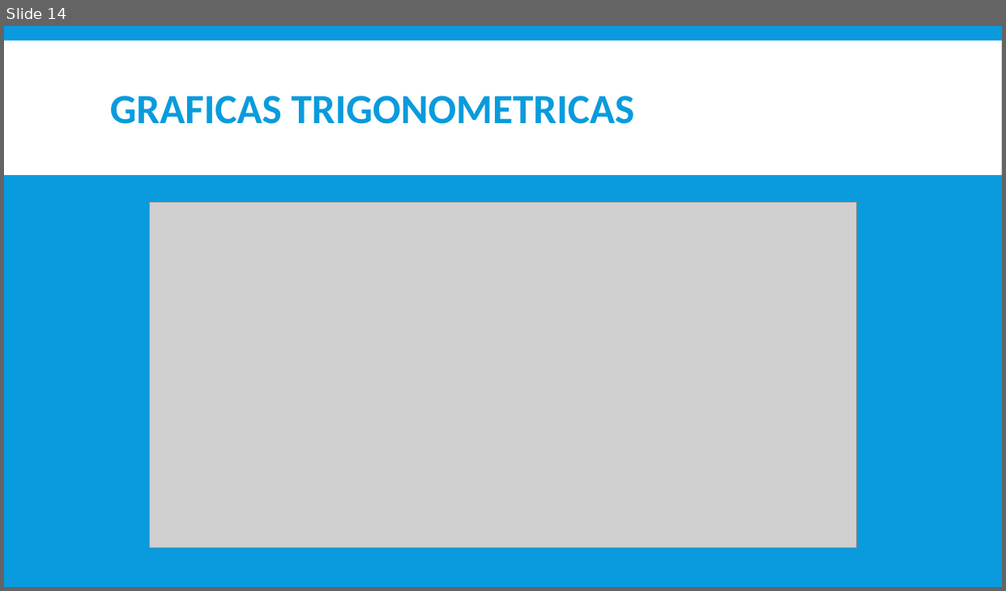
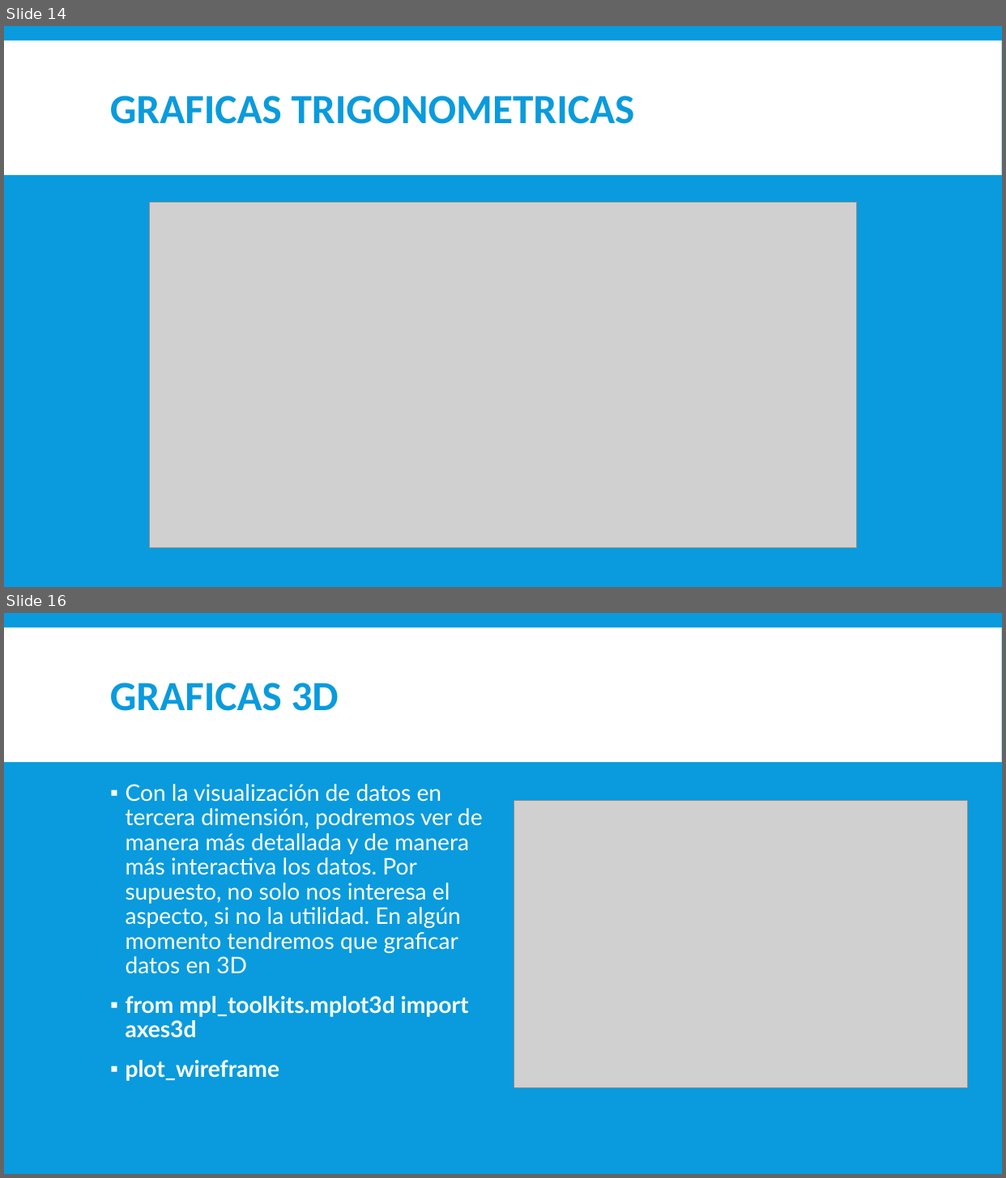
Before and after one commit to LuisOchoa1495/Graficos-Python, a slide deck: MATPLOTLIB_INTRODUCCION.pptx. Shown one above the other, each under a label of ours: slide 14 before the commit, slides 14 and 16 after it; the slides between them are not shown. The pictures are 1006x591 and 1006x1178 pixels, drawn with LibreOffice and Linux fonts; fonts in the diff are those of the drawing; grey boxes stand for pictures. Boxes give left, top, right and bottom in pixels: in the first picture for what was removed or moved away, otherwise in the second. Text is boxed around its words. In the diff, an @@ line names an element or a change of style, - is before the commit and + after.

```diff
--- a/MATPLOTLIB_INTRODUCCION.pptx
+++ b/MATPLOTLIB_INTRODUCCION.pptx
@@ slide 16 added at bbox=[4, 613, 1002, 1174], background #099BDD; not listed: 1 template element that a slide beside it also shows @@
@@ title added at bbox=[110, 683, 339, 711], 40 pt, text #099BDD, bold @@
+GRAFICAS 3D
@@ text added at bbox=[126, 784, 483, 1081], 22 pt, text #FFFFFF @@
+▪ Con la visualización de datos en tercera dimensión, podremos ver de manera más detallada y de manera más interactiva los datos. Por supuesto, no solo nos interesa el aspecto, si no la utilidad. En algún momento tendremos que graficar datos en 3D
+▪ from mpl_toolkits.mplot3d import axes3d
+▪ plot_wireframe
@@ picture added at bbox=[513, 801, 967, 1088] @@
```
Also in this commit, not shown: 1 other slide added, 4 other files.
